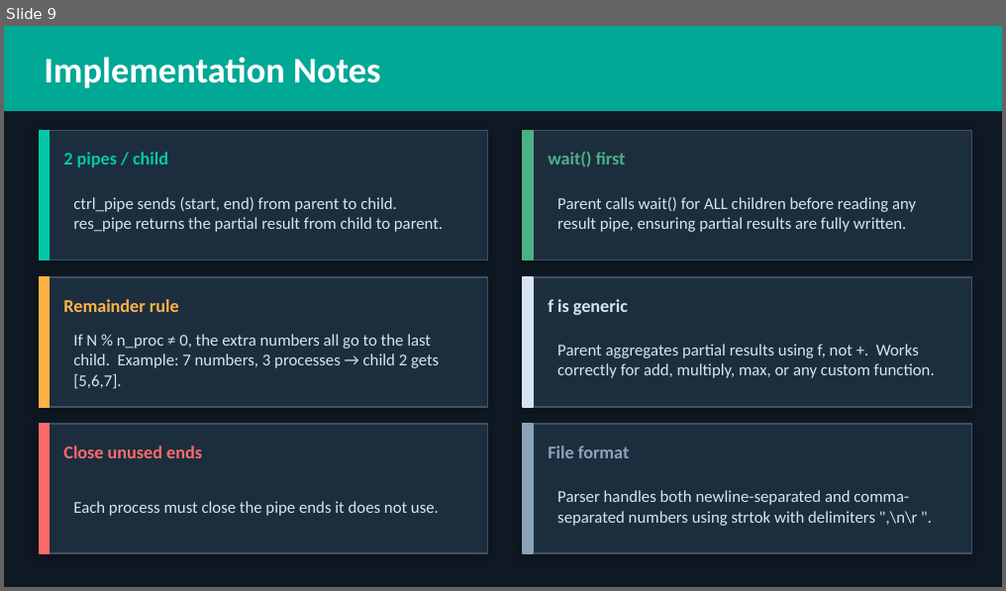
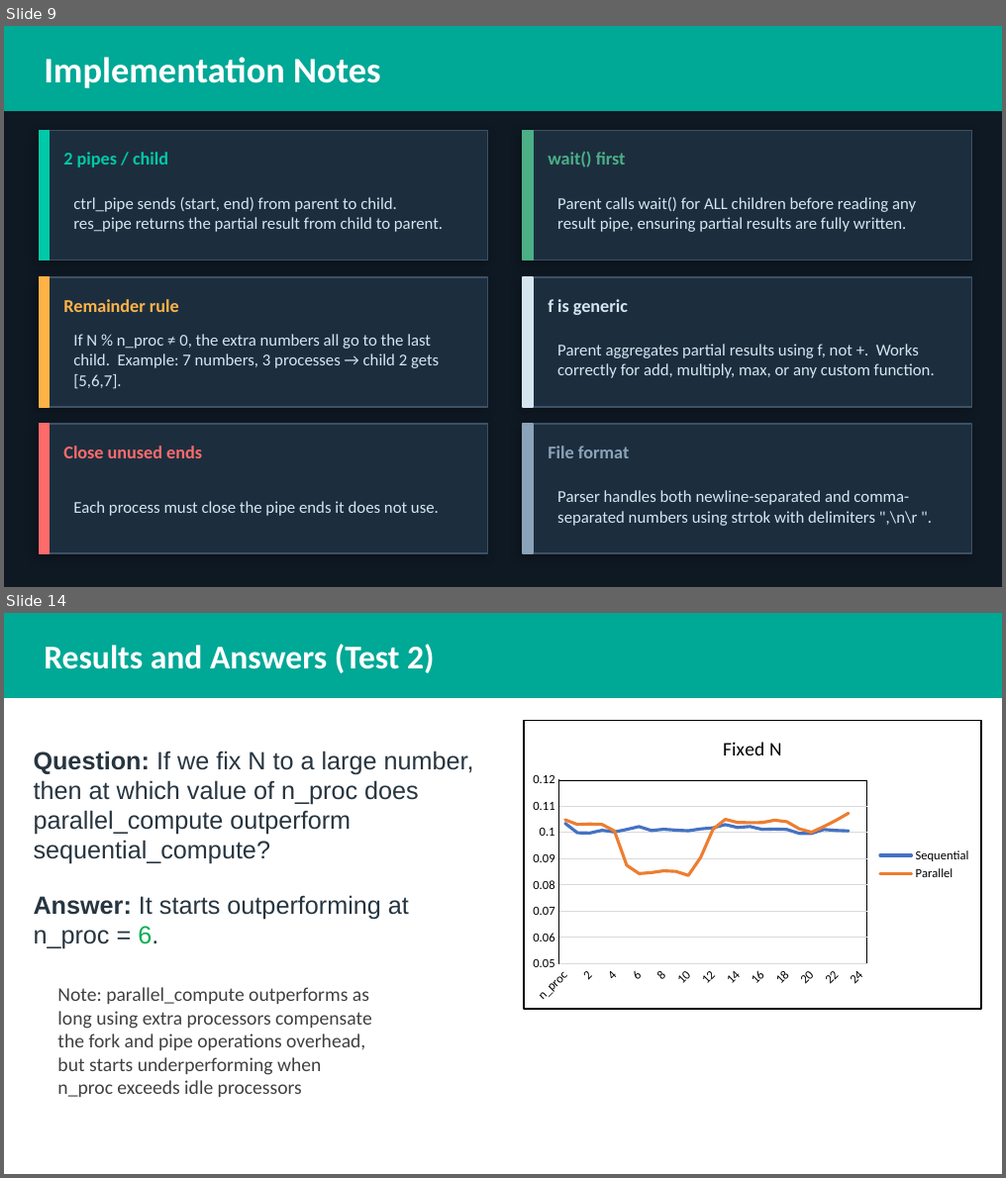
Before and after one commit to Sama3mad/OS-Lab-Project-4---The-fork-and-pipe-System-Calls, a slide deck: OS_Lab_Project_Slides.pptx. Shown one above the other, each under a label of ours: slide 9 before the commit, slides 9 and 14 after it; the slides between them are not shown. The pictures are 1006x591 and 1006x1178 pixels, drawn with LibreOffice and Linux fonts; fonts in the diff are those of the drawing. Boxes give left, top, right and bottom in pixels: in the first picture for what was removed or moved away, otherwise in the second. Text is boxed around its words. In the diff, an @@ line names an element or a change of style, - is before the commit and + after.

```diff
--- a/OS_Lab_Project_Slides.pptx
+++ b/OS_Lab_Project_Slides.pptx
@@ slide 14 added at (x1=4, y1=613, x2=1002, y2=1174), background #FFFFFF @@
@@ rectangle added at (x1=4, y1=613, x2=1002, y2=698), fill #00A896, outline #00A896 1 pt @@
@@ text added at (x1=44, y1=644, x2=434, y2=673), 24 pt, text #FFFFFF, bold @@
+Results and Answers (Test 2)
@@ line chart added at (x1=523, y1=720, x2=982, y2=1009) @@
+title "Fixed N "
+categories: n_proc, 1, 2, 3, 4, 5, 6, 7, 8, 9, 10, 11, 12, 13, 14, 15, 16, 17, 18, 19, 20, 21, 22, 23, 24
+Sequential: 0.103, 0.1, 0.1, 0.101, 0.1, 0.101, 0.102, 0.101, 0.101, 0.101, 0.101, 0.101, 0.102, 0.103, 0.102, 0.102, 0.101, 0.101, 0.101, 0.1, 0.1, 0.101, 0.101, 0.101
+Parallel: 0.105, 0.103, 0.103, 0.103, 0.101, 0.087, 0.084, 0.085, 0.085, 0.085, 0.084, 0.09, 0.101, 0.105, 0.104, 0.104, 0.104, 0.105, 0.104, 0.101, 0.1, 0.102, 0.105, 0.107
@@ text added at (x1=34, y1=751, x2=474, y2=950), 18 pt, text #273540 @@
+Question: If we fix N to a large number, then at which value of n_proc does parallel_compute outperform sequential_compute?
+Answer: It starts outperforming at n_proc = 6.
@@ text added at (x1=57, y1=987, x2=372, y2=1097), 14 pt, text #404040 @@
+Note: parallel_compute outperforms as long using extra processors compensate the fork and pipe operations overhead, but starts underperforming when n_proc exceeds idle processors
```
Also in this commit, not shown: 5 other slides added, 3 other files.
